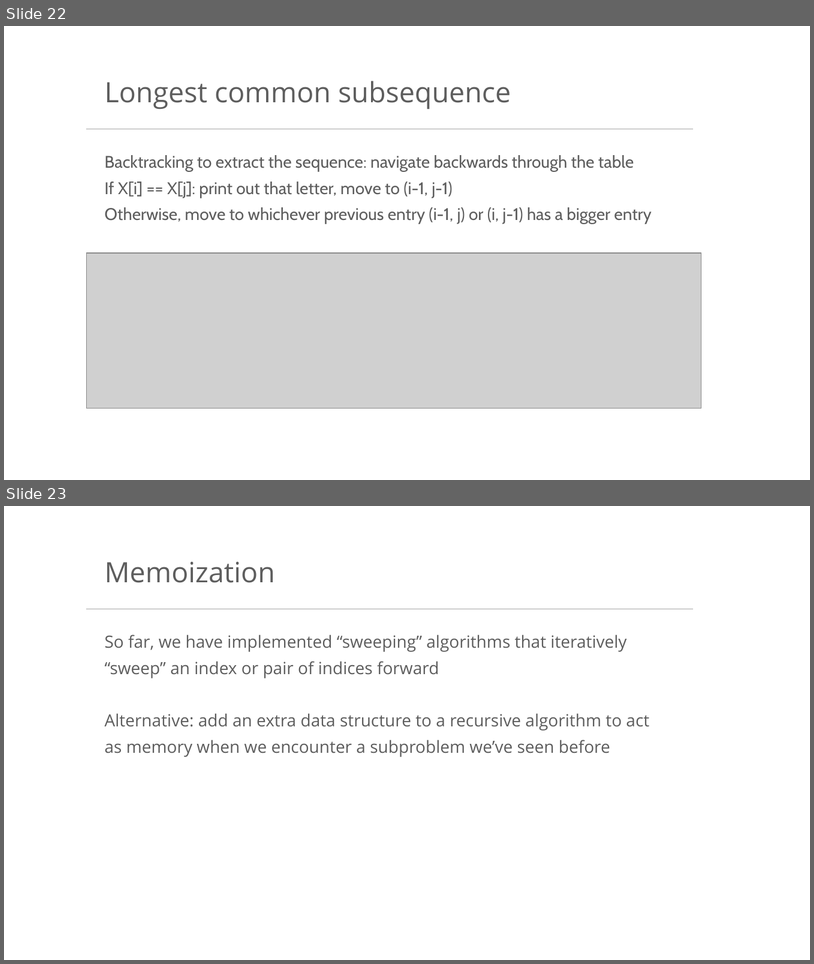
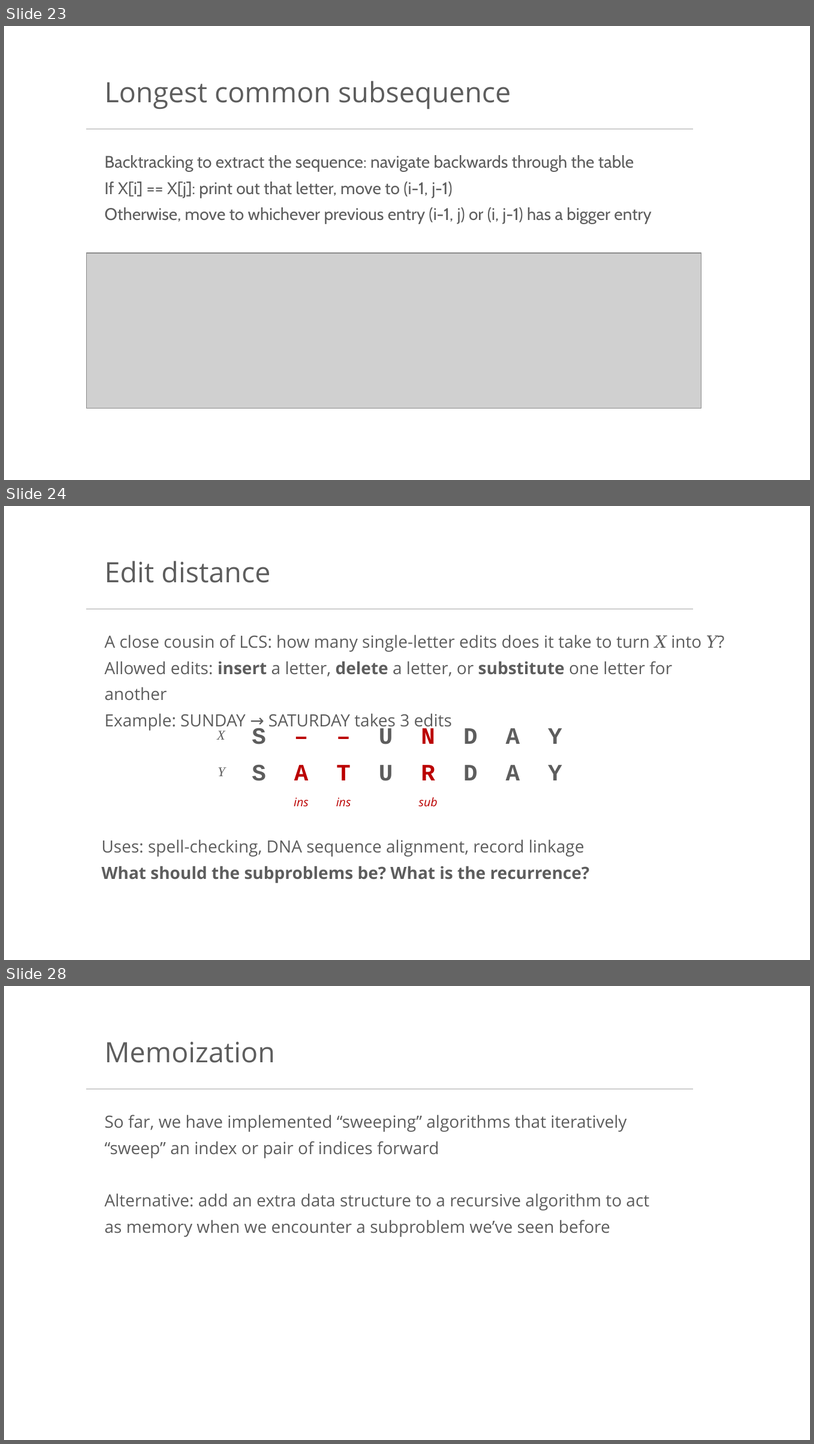
Before and after one commit to bwilder0/10607-f2026, a slide deck: files/lecture_8.pptx. Shown one above the other, each under a label of ours: slides 22 and 23 before the commit, slides 23, 24 and 28 after it; the slides between them are not shown. The pictures are 814x964 and 814x1444 pixels, drawn with LibreOffice and Linux fonts; fonts in the diff are those of the drawing; grey boxes stand for pictures; background and template pictures are left out. Boxes give left, top, right and bottom in pixels: in the first picture for what was removed or moved away, otherwise in the second. Text is boxed around its words. In the diff, an @@ line names an element or a change of style, - is before the commit and + after.

```diff
--- a/files/lecture_8.pptx
+++ b/files/lecture_8.pptx
@@ slide 24 added at (x1=4, y1=506, x2=810, y2=960), background #FFFFFF; not listed: 1 template element that a slide beside it also shows @@
@@ text added at (x1=105, y1=561, x2=270, y2=583), 33.3 pt, text #5D5D5D @@
+Edit distance
@@ text added at (x1=105, y1=634, x2=725, y2=731), 20 pt, text #5D5D5D @@
+A close cousin of LCS: how many single-letter edits does it take to turn 𝑋 into 𝑌?
+Allowed edits: insert a letter, delete a letter, or substitute one letter for another
+Example: SUNDAY → SATURDAY takes 3 edits
@@ text added at (x1=281, y1=718, x2=323, y2=751), 28 pt, text #BB0000, bold @@
+–
@@ text added at (x1=323, y1=718, x2=365, y2=751), 28 pt, text #BB0000, bold @@
+–
@@ text added at (x1=217, y1=730, x2=225, y2=739), 16 pt, text #5D5D5D, italic @@
+X
@@ text added at (x1=252, y1=728, x2=266, y2=744), 28 pt, text #5D5D5D, bold @@
+S
@@ text added at (x1=379, y1=726, x2=393, y2=744), 28 pt, text #5D5D5D, bold @@
+U
@@ text added at (x1=421, y1=728, x2=435, y2=744), 28 pt, text #BB0000, bold @@
+N
@@ text added at (x1=464, y1=728, x2=478, y2=744), 28 pt, text #5D5D5D, bold @@
+D
@@ text added at (x1=506, y1=728, x2=521, y2=744), 28 pt, text #5D5D5D, bold @@
+A
@@ text added at (x1=548, y1=728, x2=563, y2=744), 28 pt, text #5D5D5D, bold @@
+Y
@@ text added at (x1=218, y1=767, x2=225, y2=776), 16 pt, text #5D5D5D, italic @@
+Y
@@ text added at (x1=252, y1=765, x2=266, y2=781), 28 pt, text #5D5D5D, bold @@
+S
@@ text added at (x1=294, y1=765, x2=309, y2=780), 28 pt, text #BB0000, bold @@
+A
@@ text added at (x1=336, y1=765, x2=351, y2=780), 28 pt, text #BB0000, bold @@
+T
@@ text added at (x1=379, y1=765, x2=393, y2=781), 28 pt, text #5D5D5D, bold @@
+U
@@ text added at (x1=421, y1=765, x2=435, y2=780), 28 pt, text #BB0000, bold @@
+R
@@ text added at (x1=464, y1=765, x2=478, y2=780), 28 pt, text #5D5D5D, bold @@
+D
@@ text added at (x1=506, y1=765, x2=521, y2=780), 28 pt, text #5D5D5D, bold @@
+A
@@ text added at (x1=548, y1=765, x2=563, y2=780), 28 pt, text #5D5D5D, bold @@
+Y
@@ text added at (x1=294, y1=797, x2=309, y2=807), 14 pt, text #BB0000, italic @@
+ins
@@ text added at (x1=336, y1=797, x2=351, y2=806), 14 pt, text #BB0000, italic @@
+ins
@@ text added at (x1=419, y1=797, x2=438, y2=807), 14 pt, text #BB0000, italic @@
+sub
@@ text added at (x1=102, y1=839, x2=590, y2=883), 20 pt, text #5D5D5D @@
+Uses: spell-checking, DNA sequence alignment, record linkage
+What should the subproblems be? What is the recurrence?
@@ what was slide 22 is now slide 23 @@
@@ what was slide 23 is now slide 28 @@
```
Also in this commit, not shown: 11 other slides added.
